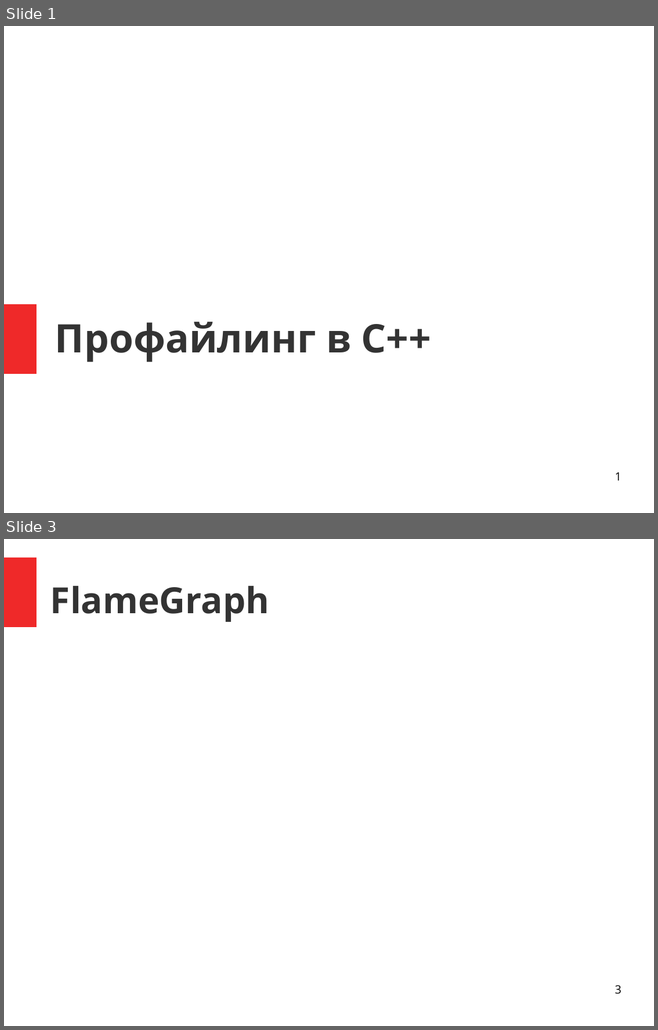
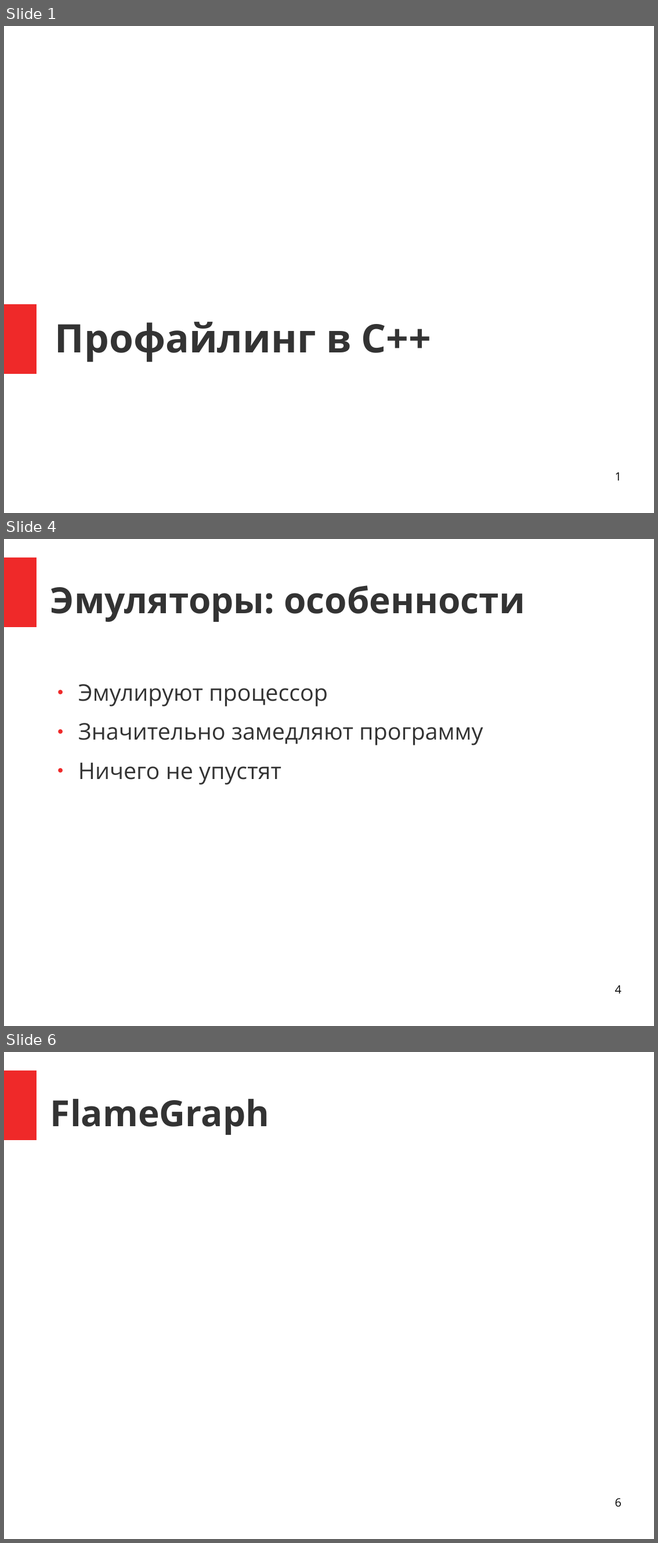
Before and after one commit to zamazan4ik/ConfsANDProps, a slide deck: Conferences/Corehard_2018_spring/cpp_profilers.odp. Shown one above the other, each under a label of ours: slides 1 and 3 before the commit, slides 1, 4 and 6 after it; the slides between them are not shown. The pictures are 658x1030 and 658x1543 pixels, drawn with LibreOffice and Linux fonts; fonts in the diff are those of the drawing. Boxes give left, top, right and bottom in pixels: in the first picture for what was removed or moved away, otherwise in the second. Text is boxed around its words. In the diff, an @@ line names an element or a change of style, - is before the commit and + after.

```diff
--- a/Conferences/Corehard_2018_spring/cpp_profilers.odp
+++ b/Conferences/Corehard_2018_spring/cpp_profilers.odp
@@ slide 4 added at [4, 539, 654, 1026], background #FFFFFF; not listed: 1 template element that a slide beside it also shows @@
@@ title added at [50, 585, 525, 622], 44 pt, text #333333, bold @@
+Эмуляторы: особенности
@@ text added at [78, 684, 482, 785], 28 pt, text #333333 @@
+● Эмулируют процессор
+● Значительно замедляют программу
+● Ничего не упустят
@@ page number added at [615, 985, 621, 994], 14 pt, text #000000 @@
+4
@@ what was slide 3 is now slide 6 @@
@@ page number at [615, 1498, 621, 1507]: text changed @@
-3
+6
```
Also in this commit, not shown: 3 slides changed, 5 other slides added, 1 slide removed, 1 other file.
